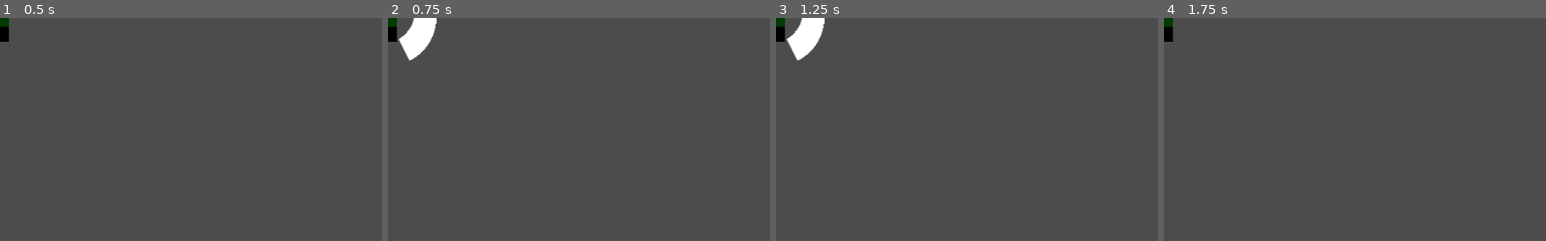
Above: before the commit, frames 1-4 (left to right).
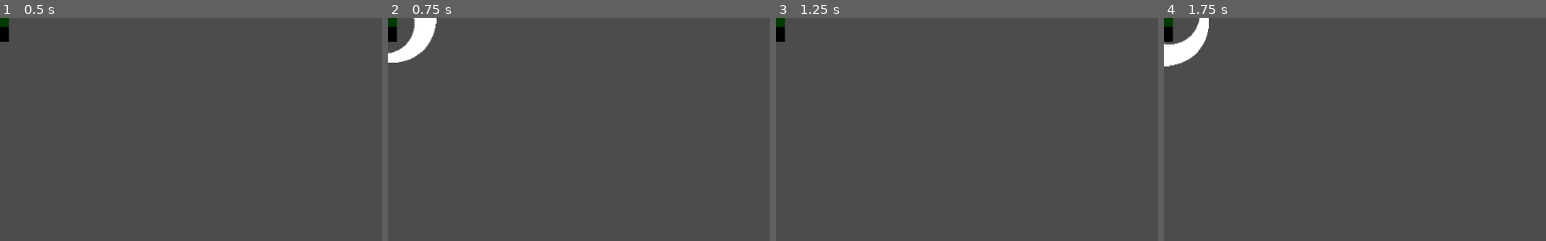
Above: after the commit, the same moments.

Repository: jcoombes/lil_xxx_wrld
Game: Godot game, scene res://Player.tscn
The game is run twice, just before and just after one commit, with the same random seed, the same clock (stepped at 60 frames per second) and the same inputs. The project has no main scene, so this scene is started directly.
Inputs:
- Up to frame 1 (0.5 s): no input
- Up to frame 2 (0.75 s): tap Enter (ui_accept) at 0.5 s; hold D (face_right) from 0.53 s (still down); tap Space (sword_attack, bound only after the commit) at 0.6 s
- Up to frame 3 (1.25 s): keep holding D (face_right); tap Enter (ui_accept) at 0.77, 0.8, 1.07 s
- Up to frame 4 (1.75 s): release D (face_right) at 1.28 s; hold S (face_down) from 1.28 s (still down); tap Enter (ui_accept) at 1.35, 1.52 s; tap Space (sword_attack, bound only after the commit) at 1.55 s
The pictures show only the part of the screen within x 0-50%, y 0-50%; the shares and areas given below are measured in that part.

Frame 1 is identical in both runs. In frame 2, 0.5% of the frame differs, in the area x 0-9%, y 0-21%; in frame 3, 1.2%; in frame 4, 1.2%, in the area x 0-12%, y 0-22%.

Commit message:
Better attack binding for controller.

Diff:
--- a/Player.gd
+++ b/Player.gd
@@ -54,7 +54,7 @@
 		($AnimatedSprite as AnimatedSprite).play("idle")
 
 	# borrowing "accept" for "attack"
-	if Input.is_action_just_pressed("ui_accept") and state != Behaviours.STUNNED:
+	if Input.is_action_just_pressed("sword_attack") and state != Behaviours.STUNNED:
 		match combo:
 			0:
 				# swing to the right
--- a/project.godot
+++ b/project.godot
@@ -100,6 +100,12 @@
 , Object(InputEventJoypadMotion,"resource_local_to_scene":false,"resource_name":"","device":0,"axis":3,"axis_value":1.0,"script":null)
  ]
 }
+sword_attack={
+"deadzone": 0.5,
+"events": [ Object(InputEventKey,"resource_local_to_scene":false,"resource_name":"","device":0,"alt":false,"shift":false,"control":false,"meta":false,"command":false,"pressed":false,"scancode":32,"unicode":0,"echo":false,"script":null)
+, Object(InputEventJoypadButton,"resource_local_to_scene":false,"resource_name":"","device":0,"button_index":5,"pressure":0.0,"pressed":false,"script":null)
+ ]
+}
 
 [layer_names]
 
